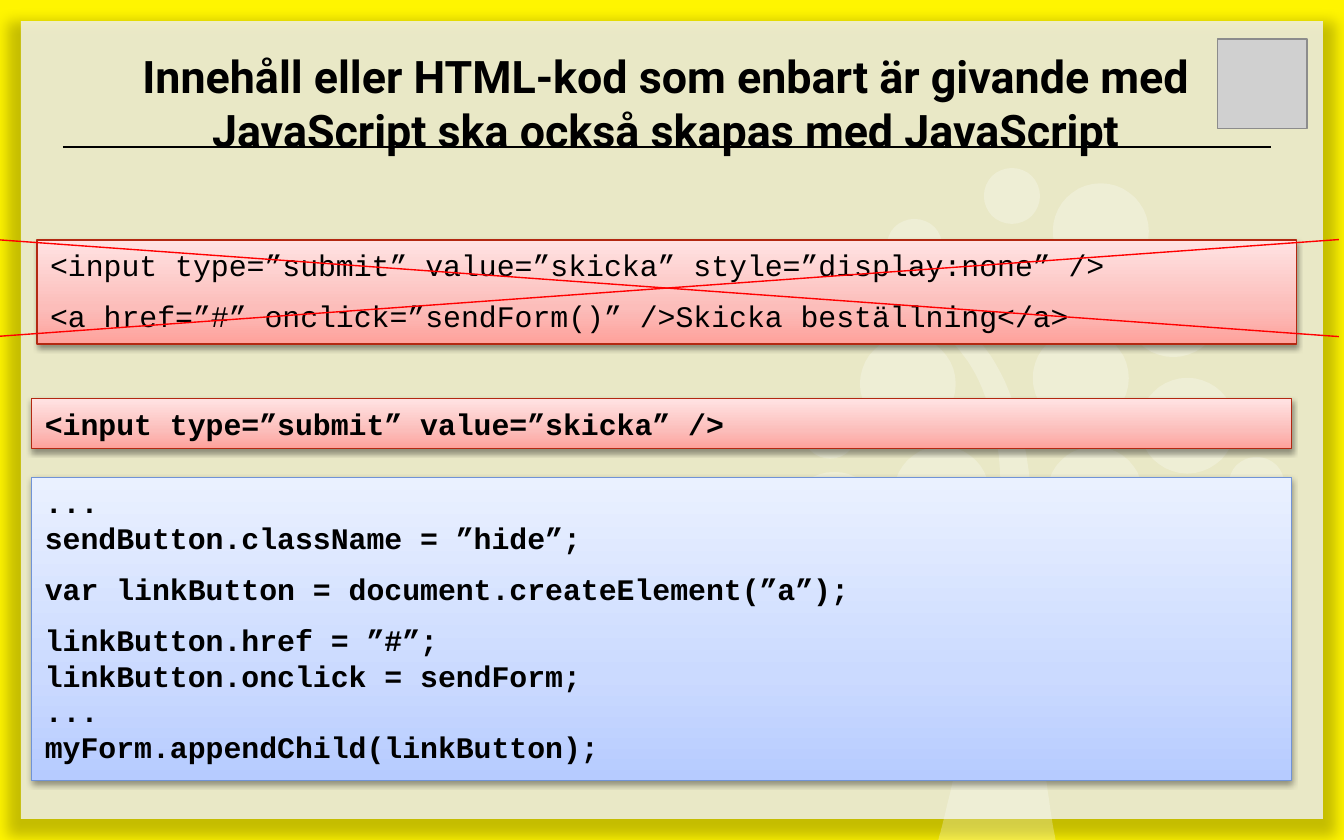
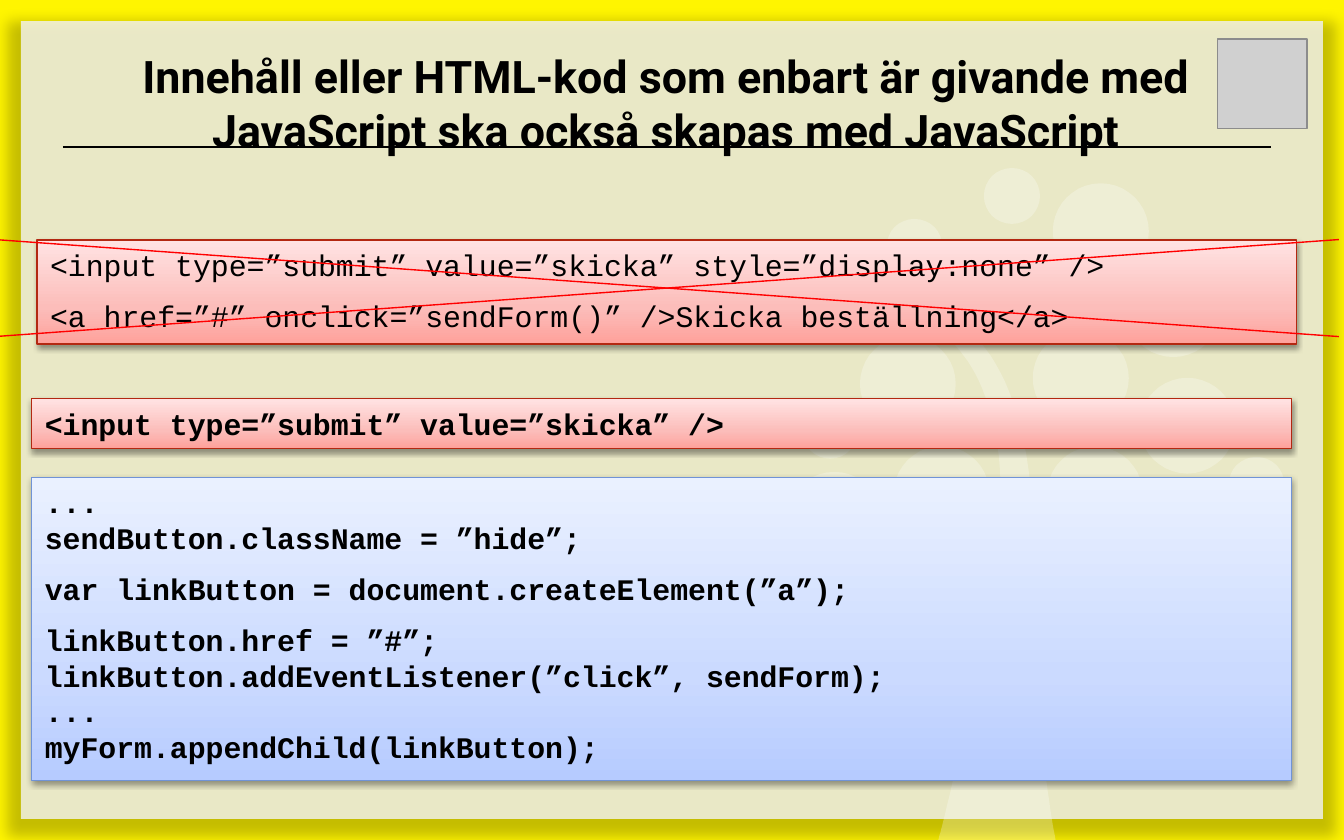
Before and after one commit to Leitet/Kursmaterial-JavaScript, a slide deck: slide 6 of lectures/E11-Protection/E11 - Protection.pptx. Drawn at 1344x840 pixels with LibreOffice and Linux fonts; fonts in the diff are those of the drawing; grey boxes stand for pictures. Boxes give left, top, right and bottom in pixels: in the first picture for what was removed or moved away, otherwise in the second. Text is boxed around its words. In the diff, an @@ line names an element or a change of style, - is before the commit and + after.

```diff
--- a/lectures/E11-Protection/E11 - Protection.pptx
+++ b/lectures/E11-Protection/E11 - Protection.pptx
@@ text in rectangle at (45, 629, 885, 765): text changed @@
-linkButton.href = ”#”;
-linkButton.onclick = sendForm;
-...
-myForm.appendChild(linkButton);
+linkButton.href = ”#”;
+linkButton.addEventListener(”click”, sendForm);
+...
+myForm.appendChild(linkButton);
```
Also in this commit, not shown: 3 other slides changed.
